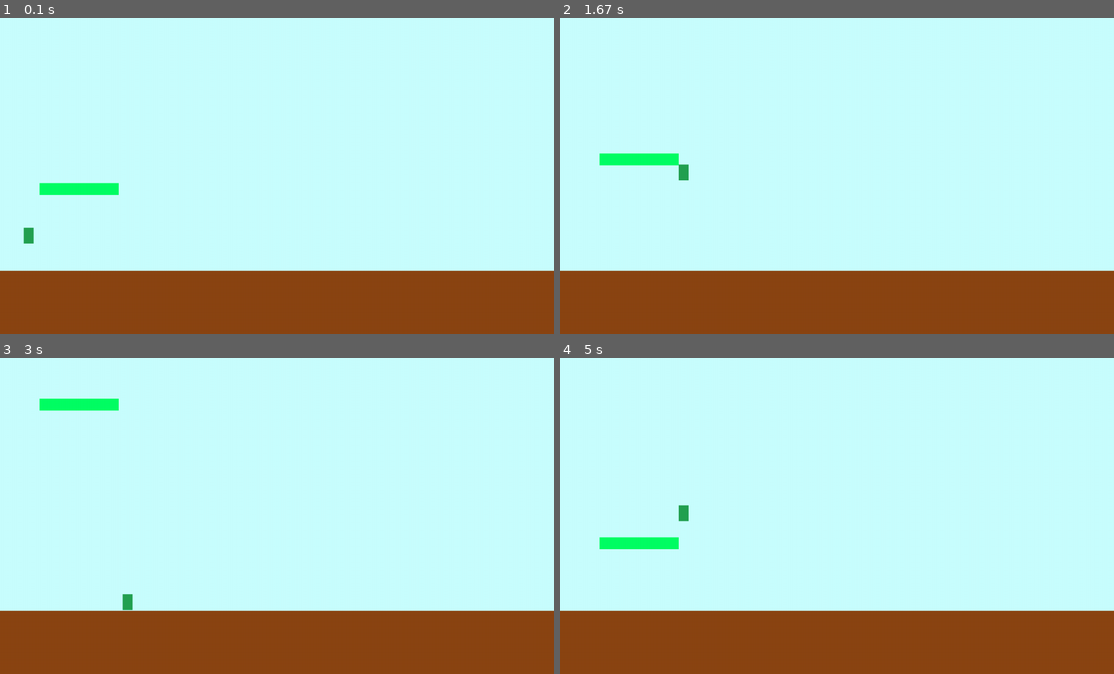
Above: before the commit, frames 1-4 (two rows, left to right).
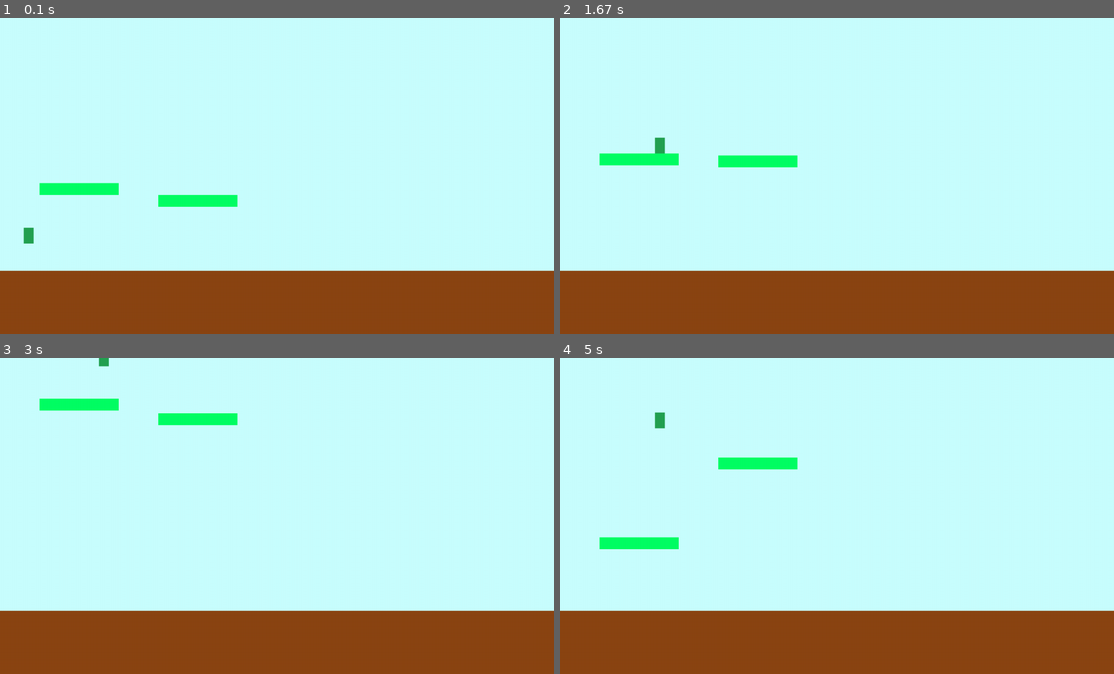
Above: after the commit, the same moments.

Repository: iptmmm/pygame
Game: pygame game, started from treasuremap.py
Two runs of this game, one before a commit and one after it. Both use one fixed random seed, a clock stepped at 60 frames per second and the inputs below.
Inputs:
- Up to frame 1 (0.1 s): no input
- Up to frame 2 (1.67 s): hold D 0.33-0.8 s; hold D 0.83-1.3 s; tap Space at 0.9, 1.2, 1.4 s; hold A from 1.33 s (still down)
- Up to frame 3 (3 s): tap Space at 1.7, 1.97, 2.27, 2.4, 2.7 s; release A at 1.87 s; hold A 1.9-2.3 s; hold D 2.33-2.97 s
- Up to frame 4 (5 s): hold A 3-3.47 s; tap Space at 3.07, 3.37, 3.57, 3.87, 4.07, 4.37, 4.57, 4.87 s; hold D 3.5-3.97 s; hold D 4-4.47 s; hold A from 4.5 s (still down)

The runs differ from the first frame. In frame 1, 0.6% of the frame differs, in the area x 28-43%, y 55-60%; in frame 2, 0.7%; in frame 3, 0.7%; in frame 4, 0.8%, in the area x 17-43%, y 17-52%.

Commit message:
iprio
เเก้ platfrom ขื้นลงไปเเล้วจะทํา เอาmap เดียวมี platfrom ขยับเเกน x เเกน y อยู่ด้วยกัน

Diff:
--- a/treasuremap.py
+++ b/treasuremap.py
@@ -24,7 +24,7 @@
 
 platforms = [
     pygame.Rect(100, 400, 200, 30),
-    # pygame.Rect(100, 200, 200, 30),
+    pygame.Rect(400, 400,200, 30),
     # pygame.Rect(750, 150, 200, 30),
     # pygame.Rect(750, 150, 50, 700),
 ]
@@ -83,25 +83,38 @@
         dx += spd
     if keys[pygame.K_a]:
         dx -= spd
+    # ------------------------
+    if dx == 0:
+        return x
+
+    old_rect = pygame.Rect(x, y, w, h)
+    # ------------------------
 
     x += dx
     player_rect = pygame.Rect(x, y, w, h)
     for plat in plat_list:
+        # ------------------------
+        if old_rect.colliderect(plat):
+            continue
+        # ------------------------
         if player_rect.colliderect(plat):
             if dx > 0:
                 x = plat.left - w
-            elif dx < 0:
+            else:
                 x= plat.right
 
-            else:
-                if player_rect.centerx < plat.centerx:
-                    x = plat.left - w
-                else:
-                    x = plat.right
+            # elif dx < 0:
+            #     x= plat.right
+
+            # else:
+            #     if player_rect.centerx < plat.centerx:
+            #         x = plat.left - w
+            #     else:
+            #         x = plat.right
     return x
 
 
-def move_y_and_collide(x, y, w, h, velocity_y, jump_count, on_ground, plat_list):
+def move_y_and_collide(x, y, w, h, velocity_y, jump_count, on_ground, plat_list, plat_dy):
     old_top = y
     old_bottom = y + h
 
@@ -116,16 +129,28 @@
         overlap_x = x + w > plat.left and x < plat.right
         if not overlap_x:
             continue
-        if velocity_y >= 0 and old_bottom <= plat.top and y + h >= plat.top :
+
+        old_plat_top = plat.top - plat_dy[i]
+        old_plat_bottom = plat.bottom - plat_dy[i]
+
+        # if velocity_y >= 0 and old_bottom <= plat.top and y + h >= plat.top :
+        #     y = plat.top - h
+        #     velocity_y = 0
+        #     on_ground = True
+        #     jump_count = 0
+        #     standing_on = i
+        # elif velocity_y < 0 and old_top >= plat.bottom and y <= plat.bottom:
+        #     y = plat.bottom
+        #     velocity_y = 0
+        if old_bottom <= max(plat.top, old_plat_top) and y + h >= plat.top:
             y = plat.top - h
             velocity_y = 0
             on_ground = True
             jump_count = 0
             standing_on = i
-        elif velocity_y < 0 and old_top >= plat.bottom and y <= plat.bottom:
+        elif old_top >= min(plat.bottom, old_plat_bottom) and y < plat.bottom:
             y = plat.bottom
-            velocity_y = 0
-
+            velocity_y = max(0, plat_dy[i])
     if y >= GROUND_Y:
         y = GROUND_Y
         velocity_y = 0
@@ -158,10 +183,15 @@
     platforms_speeds = move_platforms_y(platforms, platforms_speeds_y, platforms_ranges_y)
     # if standing_on != -1:
     #     player_x += platforms[standing_on].x - old_plat_x[standing_on]
+
+    # ------------------------
+    plat_dy = [platforms[i].y - old_plat_y[i] for i in range(len(platforms))]
+    # ------------------------
     if standing_on != -1:
-        player_y += platforms[standing_on].y - old_plat_y[standing_on]
+        # player_y += platforms[standing_on].y - old_plat_y[standing_on]
+        player_y += plat_dy[standing_on]
     player_x = move_x_and_collide(player_x, player_y, player_w, player_h, keys, platforms)
-    player_y, velocity_y, jump_count, on_ground, standing_on  = move_y_and_collide(player_x, player_y, player_w, player_h, velocity_y, jump_count, on_ground, platforms)
+    player_y, velocity_y, jump_count, on_ground, standing_on  = move_y_and_collide(player_x, player_y, player_w, player_h, velocity_y, jump_count, on_ground, platforms, plat_dy)
 
 
     player_x = keep_in_screen(player_x, player_w, 1400)
Not shown, changed: README.md
